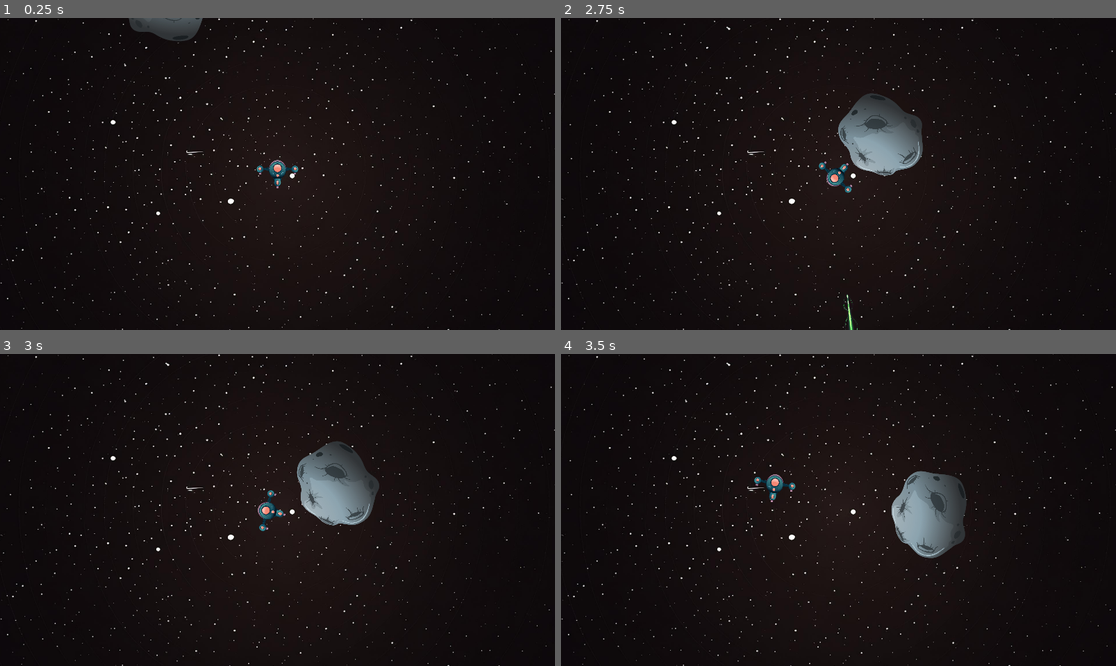
Above: before the commit, frames 1-4 (two rows, left to right).
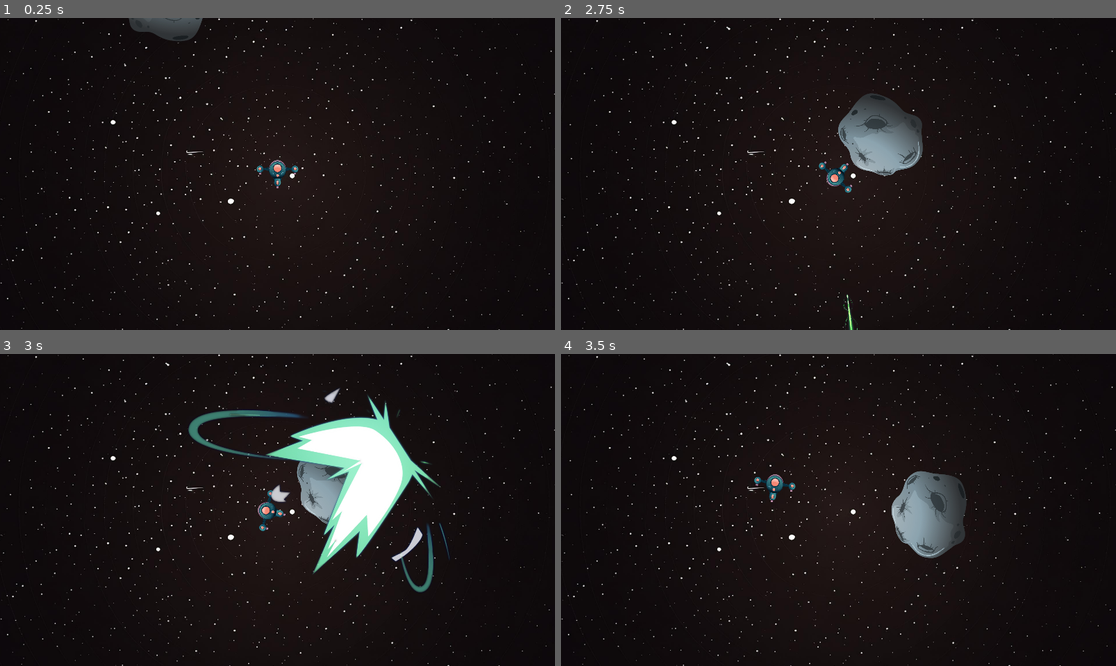
Above: after the commit, the same moments.

Repository: AbdulqadirQ/astroclone
Game: Godot game, scene res://scenes/level.tscn
Same seed, same stepped clock (60 frames per second), same inputs: the game is played once before the commit and once after it.
Inputs (mouse positions are in pixels of both pictures, inside the frame that each line leads up to):
- Up to frame 1 (0.25 s): no input
- Up to frame 2 (2.75 s): move the mouse to (960, 158) at 0.52 s; hold D (right) 0.53-1.28 s; click (960, 158) at 0.6 s; move the mouse to (727, 189) at 1.27 s; hold A (left) 1.28-2.03 s; click (727, 189) at 1.35 s; move the mouse to (894, 105) at 2.02 s; hold D (right) from 2.03 s (still down); click (894, 105) at 2.1 s
- Up to frame 3 (3 s): move the mouse to (249, 572) at 2.77 s; release D (right) at 2.78 s; hold W (forward) from 2.78 s (still down); click (249, 572) at 2.85 s
- Up to frame 4 (3.5 s): keep holding W (forward)

Frames 1-2 are identical in both runs. In frame 3, 7.4% of the frame differs, in the area x 33-81%, y 10-77%; in frame 4, nothing differs.

Commit message:
Add timer to explosion

Diff:
--- a/scenes/big_meteor_1.tscn
+++ b/scenes/big_meteor_1.tscn
@@ -22,4 +22,6 @@
 scale = Vector2(0.2, 0.2)
 texture = ExtResource("1_20wvc")
 
+[node name="Explosions" type="Node2D" parent="."]
+
 [connection signal="area_entered" from="Area2D" to="." method="_on_area_2d_area_entered"]
--- /dev/null
+++ b/scenes/explosion.tscn
@@ -0,0 +1,8 @@
+[gd_scene load_steps=2 format=3 uid="uid://tb6wibinisyw"]
+
+[ext_resource type="Texture2D" uid="uid://d0ipx4tw7lli0" path="res://graphics/effects/green_explosion_1.png" id="1_iyw23"]
+
+[node name="Explosion" type="Node2D"]
+
+[node name="Sprite2D" type="Sprite2D" parent="."]
+texture = ExtResource("1_iyw23")
--- a/scripts/big_meteor_1.gd
+++ b/scripts/big_meteor_1.gd
@@ -1,4 +1,6 @@
 extends StaticBody2D
+
+var explosion_scene: PackedScene = load("res://scenes/explosion.tscn")
 
 const SIZE_DAMAGE_MODIFIER := 3
 
@@ -43,3 +45,8 @@
 		# get rid of laser
 		area.queue_free()
 		print(health)
+
+		var explosion = explosion_scene.instantiate()
+		$Explosions.add_child(explosion)
+		await get_tree().create_timer(0.1).timeout
+		explosion.queue_free()
